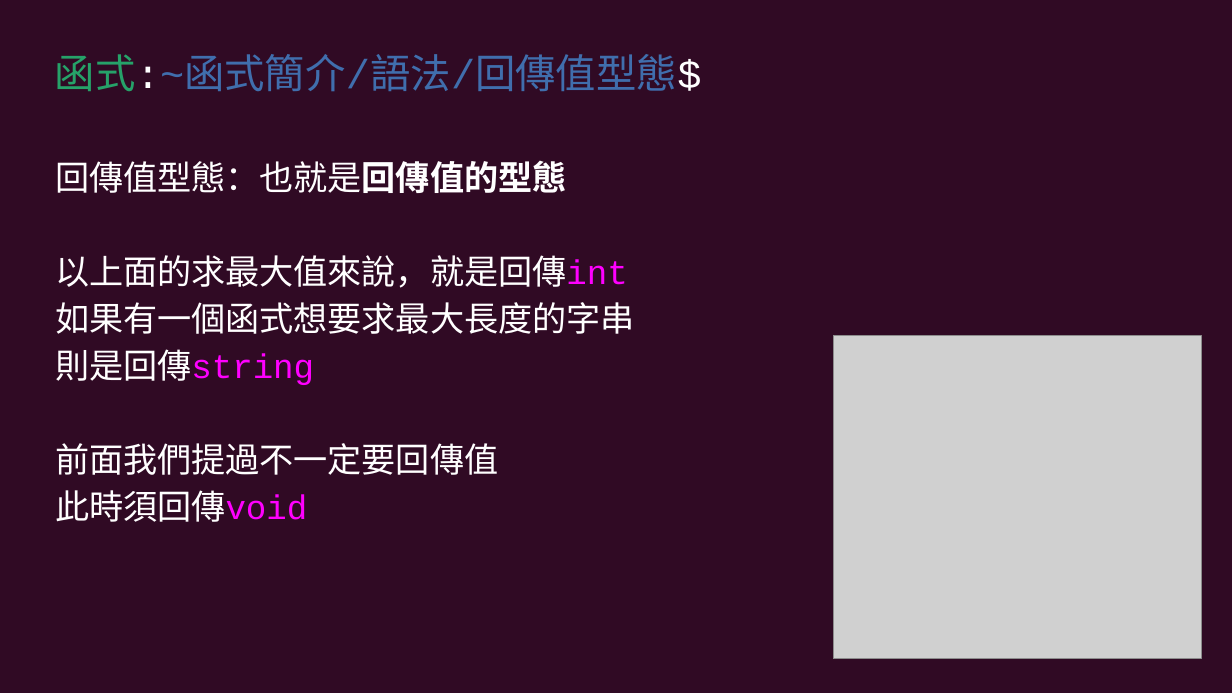
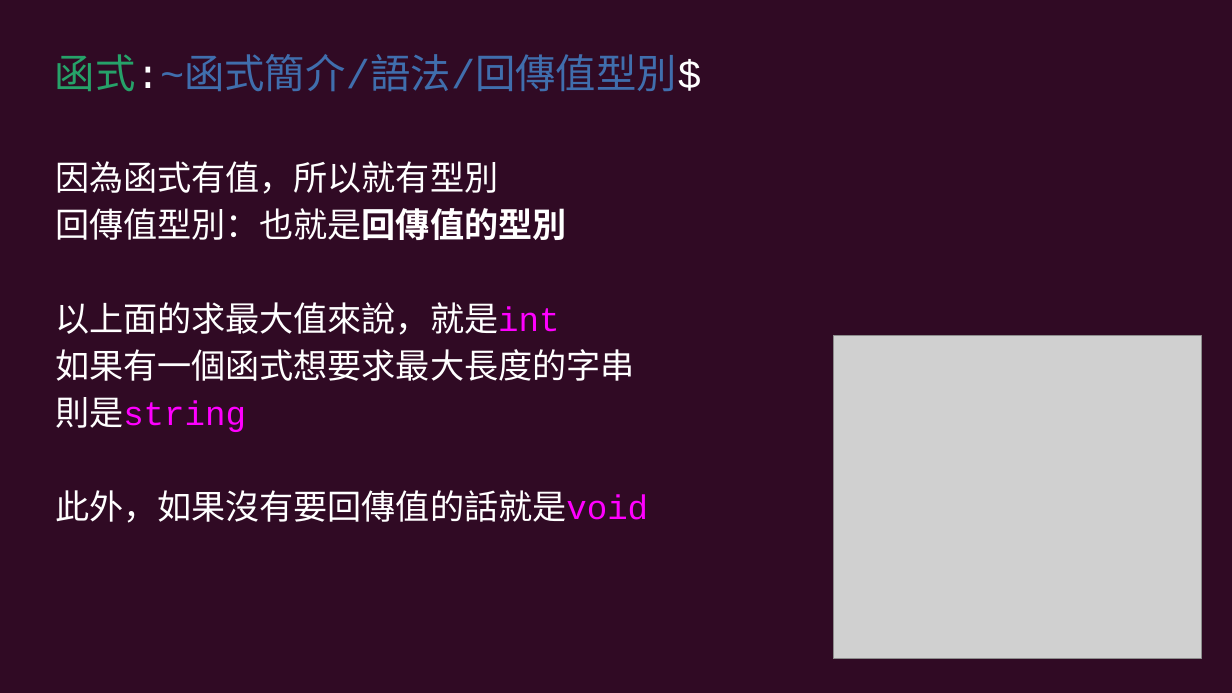
Before and after one commit to cyic-26th/presentations, a slide deck: slide 12 of 12.function/第十二次社課簡報.odp (slide 7 before the commit). Drawn at 1232x693 pixels with LibreOffice and Linux fonts; fonts in the diff are those of the drawing; grey boxes stand for pictures. Boxes give left, top, right and bottom in pixels: in the first picture for what was removed or moved away, otherwise in the second. Text is boxed around its words. In the diff, an @@ line names an element or a change of style, - is before the commit and + after.

Commit message:
add 12nd presentation

```diff
--- a/12.function/第十二次社課簡報.odp
+++ b/12.function/第十二次社課簡報.odp
@@ text at (x1=55, y1=54, x2=702, y2=92): text changed @@
-函式:~函式簡介/語法/回傳值型態$
+函式:~函式簡介/語法/回傳值型別$
@@ text at (x1=55, y1=161, x2=566, y2=335): text changed @@
-回傳值型態：也就是回傳值的型態
-以上面的求最大值來說，就是回傳int
+因為函式有值，所以就有型別
+回傳值型別：也就是回傳值的型別
+以上面的求最大值來說，就是int
@@ text at (x1=55, y1=397, x2=648, y2=523): text changed @@
-則是回傳string
-前面我們提過不一定要回傳值
-此時須回傳void
+則是string
+此外，如果沒有要回傳值的話就是void
```
Also in this commit, not shown: 2 other slides changed, 12 slides added, 3 slides removed, 2 other files.
